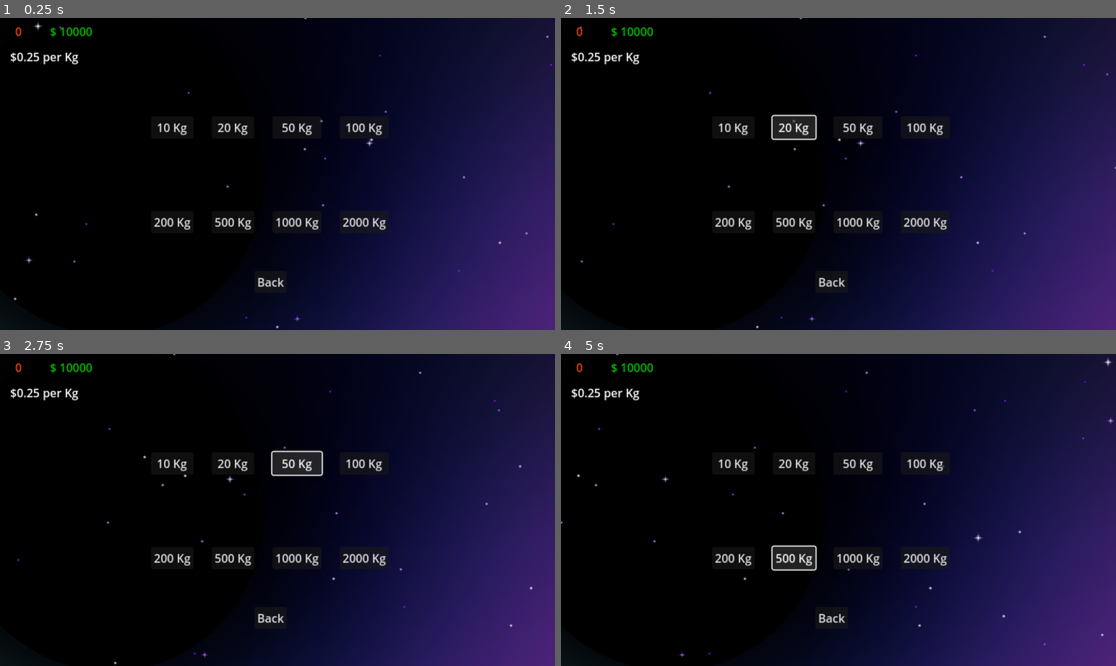
Above: before the commit, frames 1-4 (two rows, left to right).
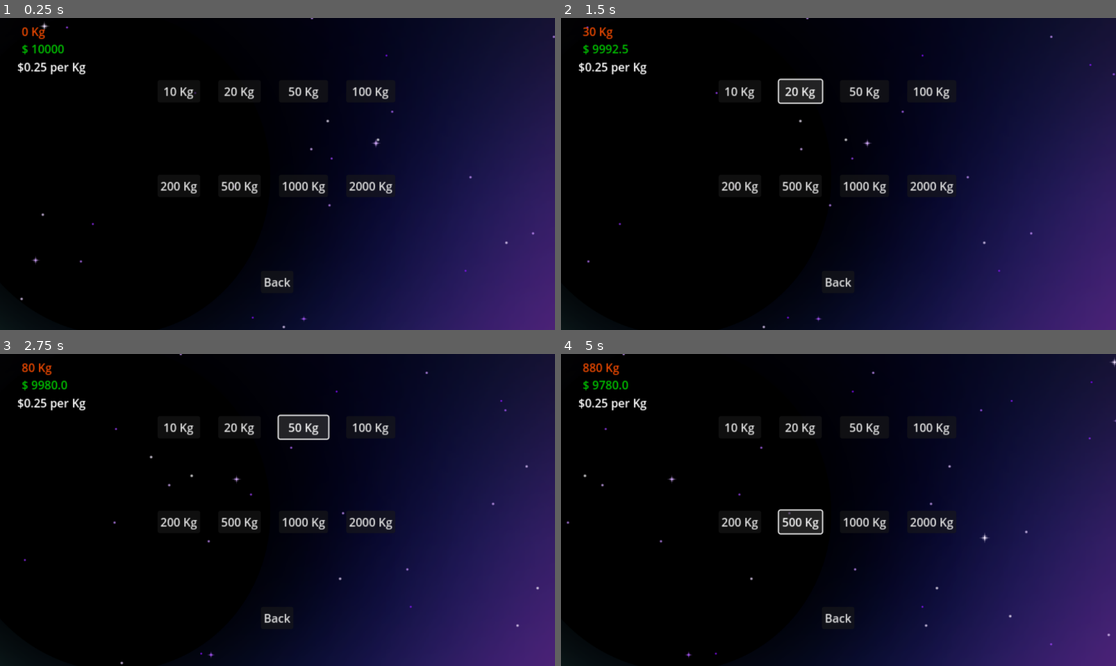
Above: after the commit, the same moments.

Repository: MystrMeat/Game_Jam_2025_Group4
Game: Godot game, scene res://Scenes/shop.tscn
Same seed, same stepped clock (60 frames per second), same inputs: the game is played once before the commit and once after it. This scene is started directly instead of the project's main scene.
Inputs:
- Up to frame 1 (0.25 s): no input
- Up to frame 2 (1.5 s): click "10 Kg" at 0.5 s; click "20 Kg" at 1.25 s
- Up to frame 3 (2.75 s): click "50 Kg" at 2 s
- Up to frame 4 (5 s): click "100 Kg" at 2.75 s; click "200 Kg" at 3.5 s; click "500 Kg" at 4.25 s

The runs differ from the first frame. In frame 1, 3.5% of the frame differs, in the area x 1-100%, y 0-100%; in frame 2, 4.6%; in frame 3, 4.8%, in the area x 1-98%, y 0-100%; in frame 4, 4.7%.

Commit message:
Made player economy to global variable

Diff:
--- a/Scenes/global.tscn
+++ b/Scenes/global.tscn
@@ -24,9 +24,9 @@
 
 [node name="Player Money" type="Label" parent="."]
 layout_mode = 0
-offset_left = -324.0
-offset_top = -254.0
-offset_right = -284.0
-offset_bottom = -231.0
+offset_left = -372.0
+offset_top = -230.0
+offset_right = -332.0
+offset_bottom = -207.0
 theme_override_colors/font_color = Color(0, 0.749434, 1.92523e-06, 1)
 text = "0"
--- a/Scenes/main_menu.tscn
+++ b/Scenes/main_menu.tscn
@@ -1,9 +1,13 @@
-[gd_scene load_steps=6 format=3 uid="uid://c34qdg3a6yjc3"]
+[gd_scene load_steps=10 format=3 uid="uid://c34qdg3a6yjc3"]
 
 [ext_resource type="Script" uid="uid://bb8onw2y5qw06" path="res://Scripts/main_menu.gd" id="1_28flt"]
 [ext_resource type="Shader" uid="uid://bhl5hejiekm6q" path="res://Shaders/star_parallax.gdshader" id="2_1ehe0"]
 [ext_resource type="PackedScene" uid="uid://wu84ubnk1cmi" path="res://Scenes/global.tscn" id="2_ce3w2"]
 [ext_resource type="Texture2D" uid="uid://bh55t77q1ubdj" path="res://Assets/title_screen/Background_NoStars.png" id="3_ce3w2"]
+[ext_resource type="Texture2D" uid="uid://cuahr2ccc5ulh" path="res://Assets/UI/title/button_play_normal.png" id="5_opfnp"]
+[ext_resource type="Texture2D" uid="uid://bofw31n8x1hlp" path="res://Assets/UI/title/button_play_pressed.png" id="6_cp0ys"]
+[ext_resource type="Texture2D" uid="uid://buocmlt2h13jj" path="res://Assets/UI/title/button_credits_normal.png" id="7_yhxw7"]
+[ext_resource type="Texture2D" uid="uid://dosfe35u1iwqc" path="res://Assets/UI/title/button_credits_presed.png" id="8_trj04"]
 
 [sub_resource type="ShaderMaterial" id="ShaderMaterial_n45e2"]
 shader = ExtResource("2_1ehe0")
@@ -50,9 +54,11 @@
 [node name="VBoxContainer" type="VBoxContainer" parent="Main Menu Options"]
 layout_mode = 2
 
-[node name="Play" type="Button" parent="Main Menu Options/VBoxContainer"]
+[node name="play_button" type="TextureButton" parent="Main Menu Options/VBoxContainer"]
 layout_mode = 2
-text = "Play"
+texture_normal = ExtResource("5_opfnp")
+texture_pressed = ExtResource("6_cp0ys")
+stretch_mode = 3
 
 [node name="Shop" type="Button" parent="Main Menu Options/VBoxContainer"]
 layout_mode = 2
@@ -61,6 +67,12 @@
 [node name="Options" type="Button" parent="Main Menu Options/VBoxContainer"]
 layout_mode = 2
 text = "Options"
+
+[node name="credits_button" type="TextureButton" parent="Main Menu Options/VBoxContainer"]
+layout_mode = 2
+texture_normal = ExtResource("7_yhxw7")
+texture_pressed = ExtResource("8_trj04")
+stretch_mode = 3
 
 [node name="Credits" type="Button" parent="Main Menu Options/VBoxContainer"]
 layout_mode = 2
@@ -71,8 +83,9 @@
 text = "Exit"
 
 [connection signal="timeout" from="Button Timer" to="." method="_on_button_timer_timeout"]
-[connection signal="pressed" from="Main Menu Options/VBoxContainer/Play" to="." method="_on_play_pressed"]
+[connection signal="pressed" from="Main Menu Options/VBoxContainer/play_button" to="." method="_on_play_button_pressed"]
 [connection signal="pressed" from="Main Menu Options/VBoxContainer/Shop" to="." method="_on_shop_pressed"]
 [connection signal="pressed" from="Main Menu Options/VBoxContainer/Options" to="." method="_on_options_pressed"]
+[connection signal="pressed" from="Main Menu Options/VBoxContainer/credits_button" to="." method="_on_credits_button_pressed"]
 [connection signal="pressed" from="Main Menu Options/VBoxContainer/Credits" to="." method="_on_credits_pressed"]
 [connection signal="pressed" from="Main Menu Options/VBoxContainer/Exit" to="." method="_on_exit_pressed"]
--- a/Scenes/shop.tscn
+++ b/Scenes/shop.tscn
@@ -29,6 +29,7 @@
 script = ExtResource("1_fdj0q")
 
 [node name="Timer" type="Timer" parent="."]
+wait_time = 0.197
 
 [node name="BackgroundNoStars" type="Sprite2D" parent="."]
 material = SubResource("ShaderMaterial_fdj0q")
@@ -37,8 +38,23 @@
 texture = ExtResource("2_io27d")
 
 [node name="Camera2D" type="Camera2D" parent="."]
-position = Vector2(10, 0)
+position = Vector2(1, 0)
 zoom = Vector2(1.5, 1.5)
+
+[node name="Back" type="Button" parent="."]
+layout_mode = 0
+offset_left = -22.0
+offset_top = 134.0
+offset_right = 23.0
+offset_bottom = 165.0
+text = "Back"
+
+[node name="Global" parent="." instance=ExtResource("3_io27d")]
+layout_mode = 1
+offset_left = 19.0
+offset_top = 45.0
+offset_right = 19.0
+offset_bottom = 45.0
 
 [node name="MarginContainer" type="MarginContainer" parent="."]
 layout_mode = 1
@@ -50,7 +66,7 @@
 offset_left = -935.0
 offset_top = -541.0
 offset_right = -217.0
-offset_bottom = -105.0
+offset_bottom = -205.0
 grow_horizontal = 2
 grow_vertical = 2
 
@@ -94,28 +110,21 @@
 layout_mode = 2
 text = "2000 Kg"
 
-[node name="Global" parent="." instance=ExtResource("3_io27d")]
-layout_mode = 1
-offset_left = 19.0
-offset_top = 45.0
-offset_right = 19.0
-offset_bottom = 45.0
-
-[node name="Back" type="Button" parent="."]
-layout_mode = 0
-offset_left = -22.0
-offset_top = 134.0
-offset_right = 23.0
-offset_bottom = 165.0
-text = "Back"
-
 [node name="Currency conversion" type="Label" parent="."]
 layout_mode = 0
-offset_left = -360.0
-offset_top = -174.0
-offset_right = -265.0
-offset_bottom = -151.0
+offset_left = -359.0
+offset_top = -160.0
+offset_right = -264.0
+offset_bottom = -137.0
 text = "$0.25 per Kg"
 
 [connection signal="timeout" from="Timer" to="." method="_on_timer_timeout"]
 [connection signal="pressed" from="Back" to="." method="_on_back_pressed"]
+[connection signal="pressed" from="MarginContainer/Buying Options/Purchase 10" to="." method="_on_purchase_10_pressed"]
+[connection signal="pressed" from="MarginContainer/Buying Options/Purchase 20" to="." method="_on_purchase_20_pressed"]
+[connection signal="pressed" from="MarginContainer/Buying Options/Purchase 50" to="." method="_on_purchase_50_pressed"]
+[connection signal="pressed" from="MarginContainer/Buying Options/Purchase 100" to="." method="_on_purchase_100_pressed"]
+[connection signal="pressed" from="MarginContainer/Buying Options/Purchase 200" to="." method="_on_purchase_200_pressed"]
+[connection signal="pressed" from="MarginContainer/Buying Options/Purchase 500" to="." method="_on_purchase_500_pressed"]
+[connection signal="pressed" from="MarginContainer/Buying Options/Purchase 1000" to="." method="_on_purchase_1000_pressed"]
+[connection signal="pressed" from="MarginContainer/Buying Options/Purchase 2000" to="." method="_on_purchase_2000_pressed"]
--- a/Scripts/global.gd
+++ b/Scripts/global.gd
@@ -13,9 +13,56 @@
 
 # Called when the node enters the scene tree for the first time.
 func _ready() -> void:
-	player_mass_text.text = str(player_mass)
+	player_mass_text.text = str(player_mass) + " Kg"
 	player_money_text.text = "$ " + str(player_money)
 
+func purchase10():
+	player_money -= 10 * 0.25
+	player_mass += 10
+	player_mass_text.text = str(player_mass) + " Kg"
+	player_money_text.text = "$ " + str(player_money)
+
+func purchase20():
+	player_money -= 20 * 0.25
+	player_mass += 20
+	player_mass_text.text = str(player_mass) + " Kg"
+	player_money_text.text = "$ " + str(player_money)
+
+func purchase50():
+	player_money -= 50 * 0.25
+	player_mass += 50
+	player_mass_text.text = str(player_mass) + " Kg"
+	player_money_text.text = "$ " + str(player_money)
+
+func purchase100():
+	player_money -= 100 * 0.25
+	player_mass += 100
+	player_mass_text.text = str(player_mass) + " Kg"
+	player_money_text.text = "$ " + str(player_money)
+
+func purchase200():
+	player_money -= 200 * 0.25
+	player_mass += 200
+	player_mass_text.text = str(player_mass) + " Kg"
+	player_money_text.text = "$ " + str(player_money)
+
+func purchase500():
+	player_money -= 500 * 0.25
+	player_mass += 500
+	player_mass_text.text = str(player_mass) + " Kg"
+	player_money_text.text = "$ " + str(player_money)
+
+func purchase1000():
+	player_money -= 1000 * 0.25
+	player_mass += 1000
+	player_mass_text.text = str(player_mass) + " Kg"
+	player_money_text.text = "$ " + str(player_money)
+
+func purchase2000():
+	player_money -= 2000 * 0.25
+	player_mass += 2000
+	player_mass_text.text = str(player_mass) + " Kg"
+	player_money_text.text = "$ " + str(player_money)
 
 # Called every frame. 'delta' is the elapsed time since the previous frame.
 func _process(delta: float) -> void:
--- a/Scripts/main_menu.gd
+++ b/Scripts/main_menu.gd
@@ -11,11 +11,6 @@
 # Called every frame. 'delta' is the elapsed time since the previous frame.
 func _process(delta: float) -> void:
 	pass
-
-
-func _on_play_pressed() -> void: # play pressed on main menu
-	button_timer.start()
-	n = 2
 
 
 func _on_shop_pressed() -> void: # shop menu pressed on main menu
@@ -42,7 +37,10 @@
 	elif n == 4: # credits
 		get_tree().change_scene_to_file("res://Scenes/credits.tscn")
 
+func _on_play_button_pressed() -> void: # play pressed on main menu
+	button_timer.start()
+	n = 2
 
-func _on_credits_pressed() -> void: # credit screen pressed
+func _on_credits_button_pressed() -> void: # credit screen pressed
 	button_timer.start()
 	n = 4
--- a/Scripts/shop.gd
+++ b/Scripts/shop.gd
@@ -2,7 +2,6 @@
 
 @onready var timer: Timer = $Timer
 @onready var global: Control = $Global
-
 
 # Called when the node enters the scene tree for the first time.
 func _ready() -> void:
@@ -18,3 +17,28 @@
 
 func _on_timer_timeout() -> void:
 	get_tree().change_scene_to_file("res://Scenes/main_menu.tscn")
+
+# player buys mass from shop (10 to 2000 kgs)
+func _on_purchase_10_pressed() -> void:
+	global.purchase10()
+
+func _on_purchase_20_pressed() -> void:
+	global.purchase20()
+
+func _on_purchase_50_pressed() -> void:
+	global.purchase50()
+
+func _on_purchase_100_pressed() -> void:
+	global.purchase100()
+
+func _on_purchase_200_pressed() -> void:
+	global.purchase200()
+
+func _on_purchase_500_pressed() -> void:
+	global.purchase500()
+
+func _on_purchase_1000_pressed() -> void:
+	global.purchase1000()
+
+func _on_purchase_2000_pressed() -> void:
+	global.purchase2000()
